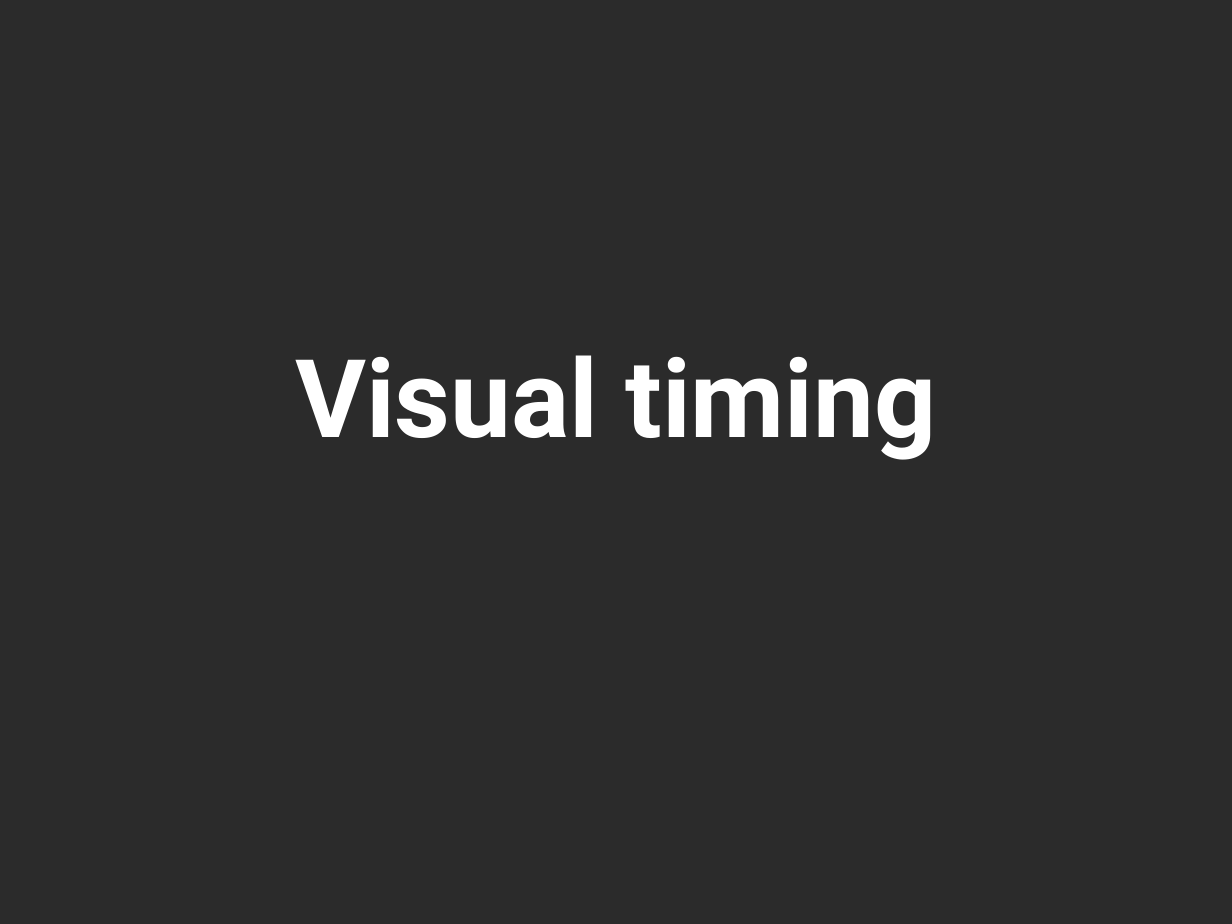
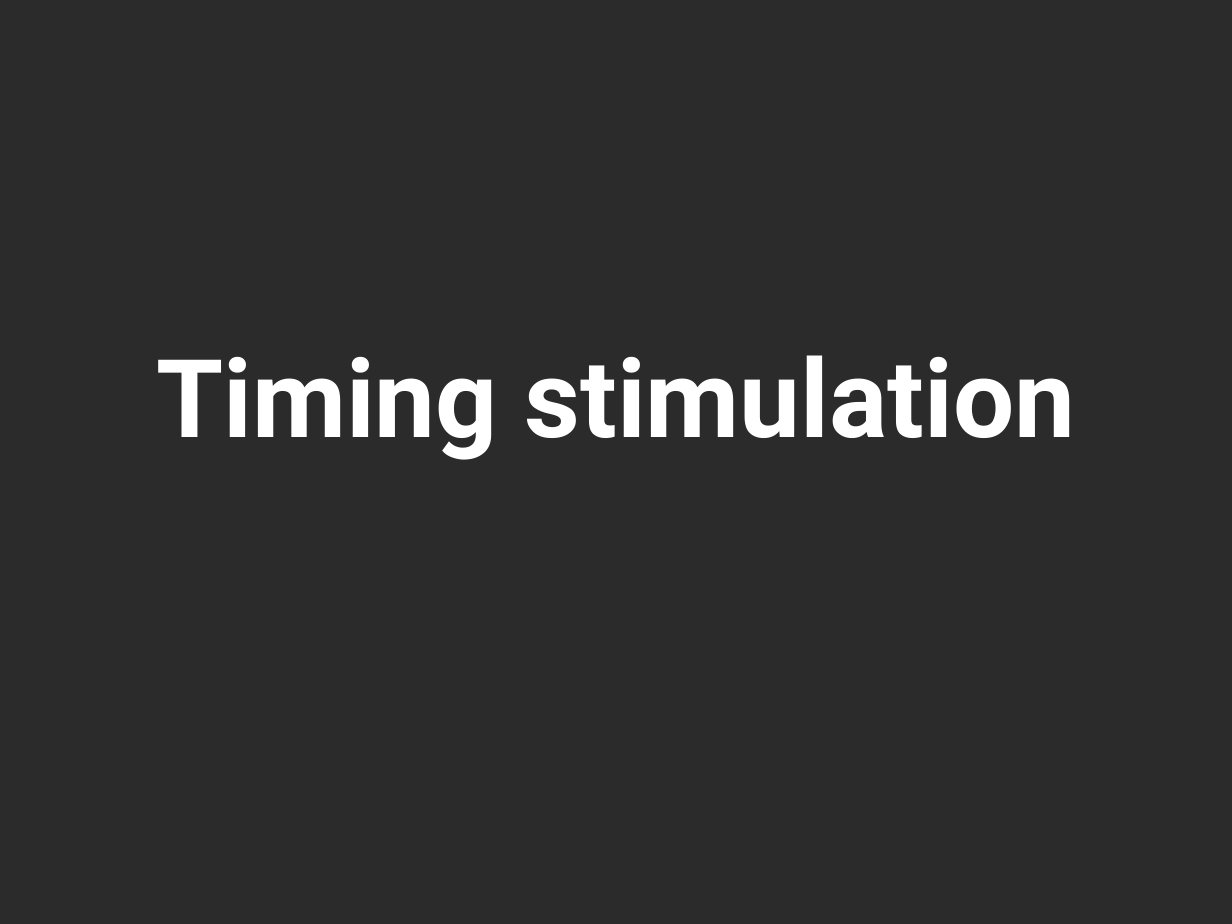
Before and after one commit to lindeloev/psychopy-course, a slide deck: slide 6 of presentations/ppc2_precision.odp. Drawn at 1232x924 pixels with LibreOffice and Linux fonts; fonts in the diff are those of the drawing; background and template pictures are left out; a plain dark background stands for a picture behind light text. Boxes give left, top, right and bottom in pixels: in the first picture for what was removed or moved away, otherwise in the second. Text is boxed around its words. In the diff, an @@ line names an element or a change of style, - is before the commit and + after.

```diff
--- a/presentations/ppc2_precision.odp
+++ b/presentations/ppc2_precision.odp
@@ subtitle at (x1=156, y1=355, x2=1076, y2=460): text changed @@
-Visual timing
+Timing stimulation
```
Also in this commit, not shown: 2 other slides changed, 1 slide removed, 11 other files.
